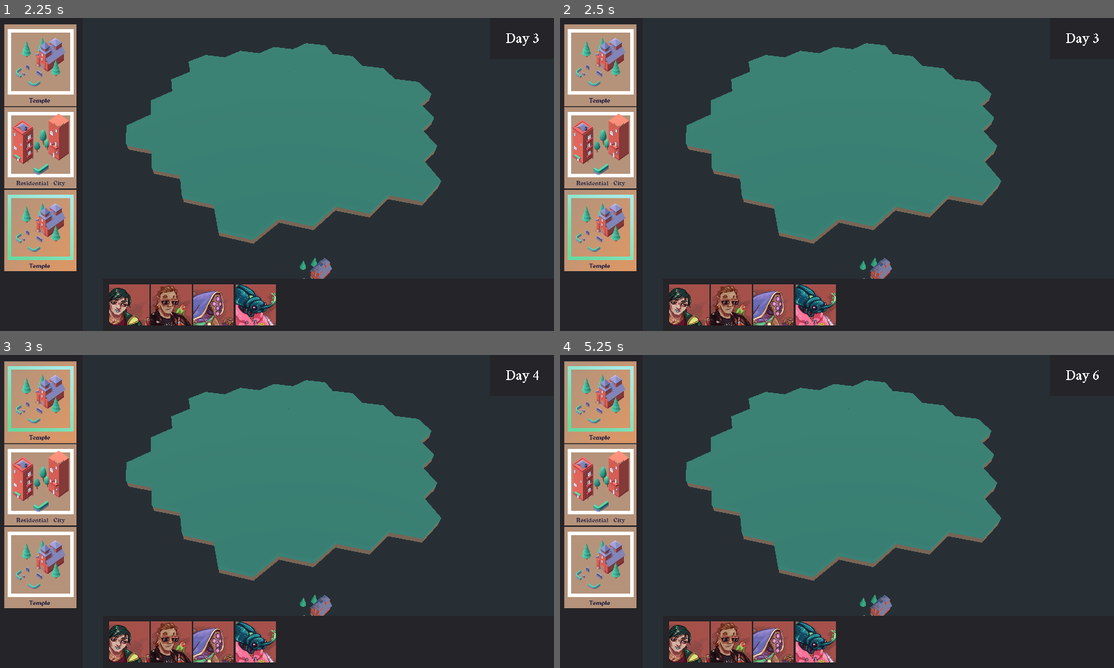
Above: before the commit, frames 1-4 (two rows, left to right).
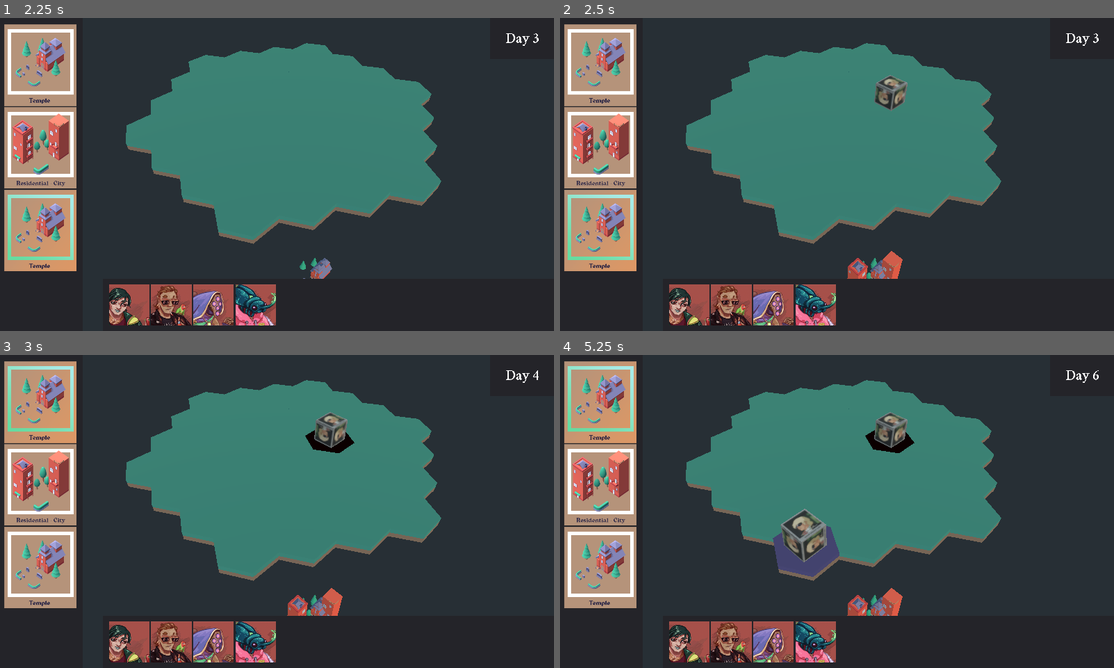
Above: after the commit, the same moments.

Repository: SudoCat/LDJAM51
Game: Godot game, scene res://scenes/grid.tscn
Same seed, same stepped clock (60 frames per second), same inputs: the game is played once before the commit and once after it.
Inputs (mouse positions are in pixels of both pictures, inside the frame that each line leads up to):
- Up to frame 1 (2.25 s): click (38, 64) at 0.5 s; click (38, 146) at 1.27 s; click (38, 230) at 2.02 s
- Up to frame 2 (2.5 s): no input
- Up to frame 3 (3 s): click (38, 401) at 2.75 s
- Up to frame 4 (5.25 s): click (598, 483) at 3.52 s; click (598, 567) at 4.27 s; click (598, 401) at 5 s

Frame 1 is identical in both runs. In frame 2, 0.9% of the frame differs, in the area x 51-63%, y 18-84%; in frame 3, 1.2%; in frame 4, 3.0%, in the area x 38-64%, y 18-84%.

Commit message:
fix bad brain

Diff:
--- a/scenes/Player.gd
+++ b/scenes/Player.gd
@@ -21,8 +21,8 @@
 	if game.current_district.full:
 		return
 	current_turn_time += delta
-	#if !is_human:
-	#	brain()
+	if !is_human:
+		brain()
 	if current_turn_time > 10:
 		perform_turn()
 		current_turn_time = 0
@@ -113,8 +113,10 @@
 
 
 func brain():
+	if selected_plot:
+		return
 	if current_turn_time > 10:
-		brain_think_delay = rng.randf_range(0, 5)
+		brain_think_delay = rng.randf_range(0, 2)
 		return
 	if current_turn_time > brain_think_delay:
 		make_choice()
@@ -125,7 +127,7 @@
 		randomize()
 		hand.shuffle()
 		select_card(0)
-	if rng.randf() > 0.1:
+	if selected_card_index != -1 && rng.randf() > 0.1:
 		select_plot(find_desirable_plot())
 
 func find_desirable_plot():
